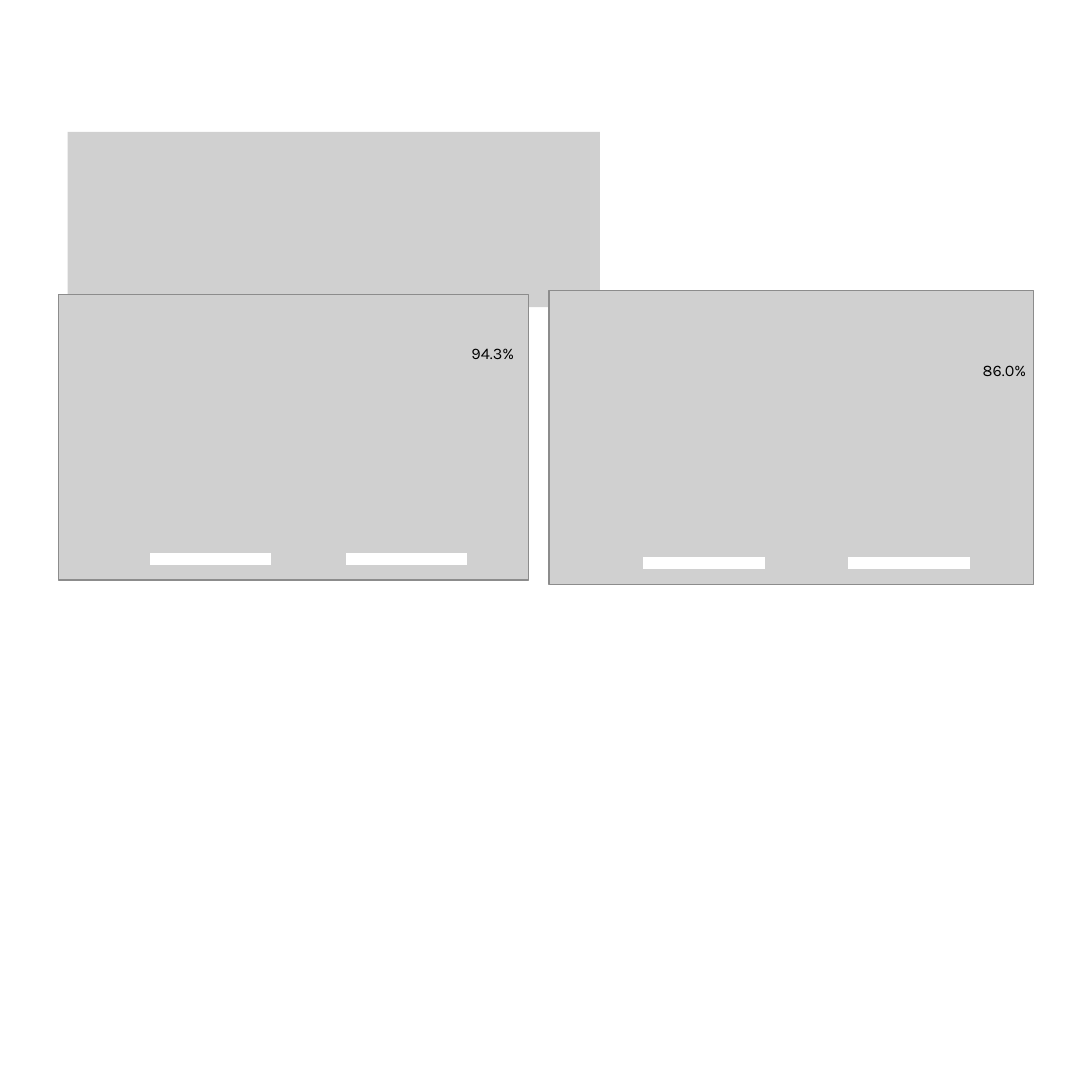
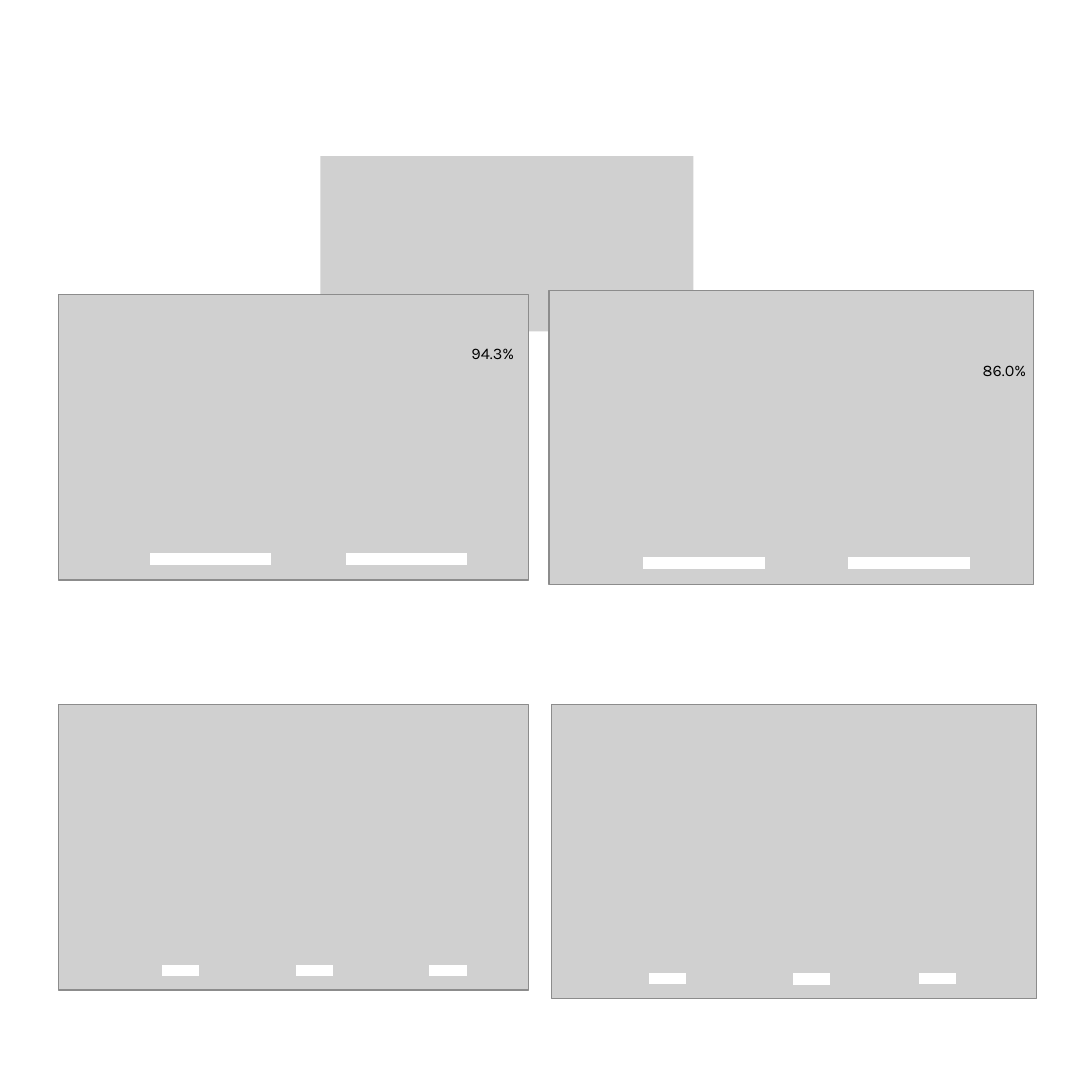
Before and after one commit to tiabottger/LO_user, a slide deck: slide 3 of intermodel_comparison/2013_rerun.pptx. Drawn at 1092x1092 pixels with LibreOffice and Linux fonts; fonts in the diff are those of the drawing; grey boxes stand for pictures. Boxes give left, top, right and bottom in pixels: in the first picture for what was removed or moved away, otherwise in the second. Text is boxed around its words. In the diff, an @@ line names an element or a change of style, - is before the commit and + after.

```diff
--- a/intermodel_comparison/2013_rerun.pptx
+++ b/intermodel_comparison/2013_rerun.pptx
@@ picture resized from (x1=67, y1=132, x2=600, y2=307) to (x1=320, y1=156, x2=693, y2=331) @@
@@ picture added at (x1=58, y1=705, x2=529, y2=990) @@
@@ picture added at (x1=552, y1=705, x2=1037, y2=999) @@
@@ rectangle added at (x1=163, y1=967, x2=197, y2=976), fill #FFFFFF, outline #FFFFFF 1.5 pt @@
@@ rectangle added at (x1=297, y1=967, x2=331, y2=976), fill #FFFFFF, outline #FFFFFF 1.5 pt @@
@@ rectangle added at (x1=431, y1=967, x2=464, y2=976), fill #FFFFFF, outline #FFFFFF 1.5 pt @@
@@ rectangle added at (x1=651, y1=974, x2=684, y2=983), fill #FFFFFF, outline #FFFFFF 1.5 pt @@
@@ rectangle added at (x1=794, y1=974, x2=827, y2=983), fill #FFFFFF, outline #FFFFFF 1.5 pt @@
@@ rectangle added at (x1=920, y1=974, x2=954, y2=983), fill #FFFFFF, outline #FFFFFF 1.5 pt @@
```
Also in this commit, not shown: 3 other files.
